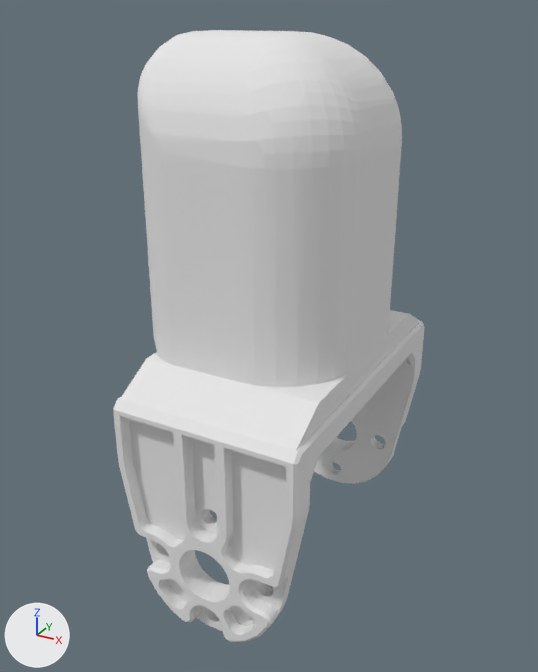
The OBJ model scenes/leap/leap_hand/assets/distal.obj: old version first, new version second.
Both versions are drawn from a 50 mm lens placed at (0.0204, -0.0652, 0.0453), pointed at (-0.0148, -0.0012, 0.0133). Arrows for +X, +Y and +Z are at lower left; the lights stay in place. The older version comes first. Where no turn or scale is listed for an object, it has been applied to the vertices.

The first picture shows 'fingertip', 'fingertip_W'.
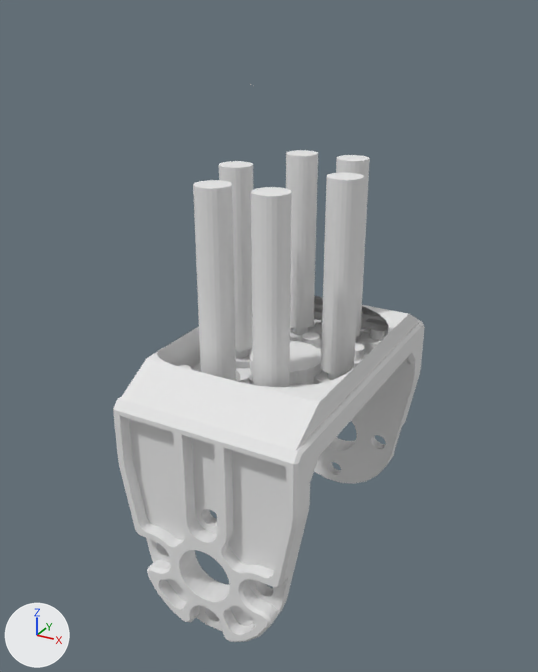
Patch to the scene script:
```diff
--- a/scenes/leap/leap_hand/assets/distal.obj.py
+++ b/scenes/leap/leap_hand/assets/distal.obj.py
@@ ob_fingertip_w @@
-ob_fingertip_w = bpy.data.objects.new('fingertip_W', me_fingertip_w)
-ob_fingertip_w.location = (0.0, 0.0, 0.0)
```

What differs and where, as boxes [x1, y1, x2, y2] in the pictures (538 x 672 px):
'fingertip_W', deleted
    before: [138, 30, 402, 387]
